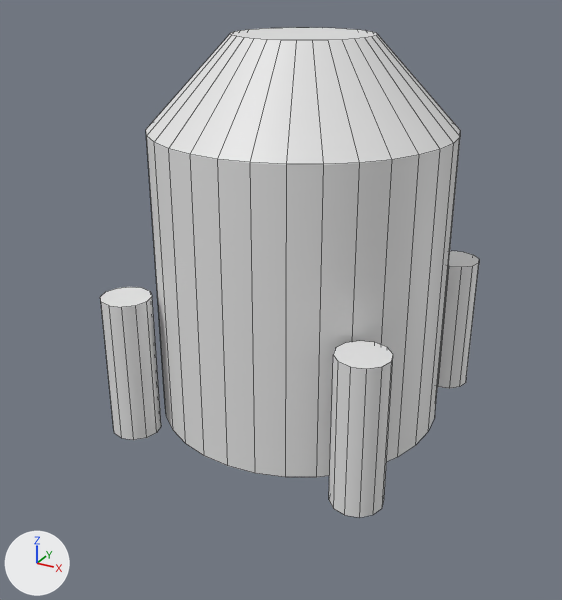
A saved change to the FBX model models/Structures/Recycler/Recycler.fbx.
Before and after are seen from a camera (50 mm lens) standing at (2.31, -4.5, 3.0) and looking at (-0.04, -0.22, 0.86). Lighting does not change. The marker at lower left points along +X, +Y and +Z. The picture after the commit comes second. Mesh edges are drawn as thin lines.
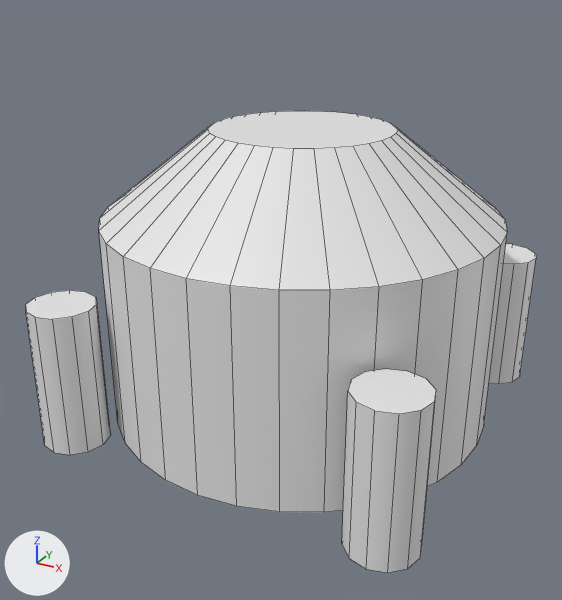
What changed in the scene script:
```text
Change me_cylinder:
    used by ob_cylinder_049; location = (0.0, 0.0, 0.0)
    remove me_cylinder.from_pydata(...)  # 192 vertices, 122 faces; spans x -1.01..1.01, y -1.04..1.04, z -0.04..2.57
    add me_cylinder.from_pydata(...)  # 224 vertices, 144 faces; spans x -1.01..1.01, y -1.04..1.04, z -0.04..2.0
    me_cylinder part 1
    5 vertices are removed from x -0.38..0.38, y 0.92..1.0, z 0.0
    7 faces are deleted
    32 vertices in x -1.0..1.0, y -1.0..1.0, z 2.0 move by (0.0, 0.0, -0.58)
    32 vertices in x -0.45..0.45, y -0.45..0.45, z 2.57 move by (0.0, 0.0, -0.57)
    32 vertices are added at x -0.96..0.96, y -0.59..0.9, z 0.0..1.09
    5 new vertices lie (0.0, 0.0, -0.33) away from vertices in x -0.38..0.38, y 0.92..1.0, z 2.0
    29 new faces join them
Change ob_cylinder_049:
    ob_cylinder_049.scale: (1.0, 1.0, 1.0) -> (1.34, 1.34, 1.0)
```

Location of each change, (x1, y1, x2, y2) in pixels of the pictures (562 x 600 px; the box of a moved part takes in the faces that stretch with it):
'Cylinder.049', reshaped, rescaled (34% wider): before (100, 27, 479, 518); after (26, 111, 536, 573)
part 1 of me_cylinder, moved or reshaped: before (146, 27, 460, 477); after (99, 111, 507, 512)
